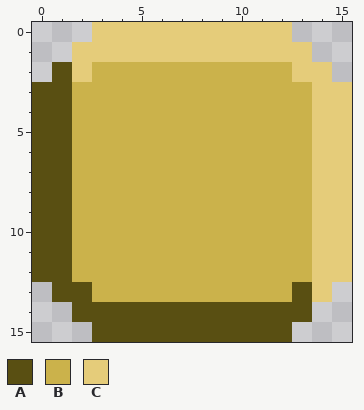
Two versions of one pixel-art sprite, Assets/Sprites/button.png. This is how it looked before the edit.
The file is 16x16 pixels.
Palette (. is transparent): A #594f12  B #cbb24b  C #e5cc7a
Pixels before, first column x 0:
 0 ...CCCCCCCCCC...
 1 ..CCCCCCCCCCCC..
 2 .ACBBBBBBBBBBCC.
 3 AABBBBBBBBBBBBCC
 4 AABBBBBBBBBBBBCC
 5 AABBBBBBBBBBBBCC
 6 AABBBBBBBBBBBBCC
 7 AABBBBBBBBBBBBCC
 8 AABBBBBBBBBBBBCC
 9 AABBBBBBBBBBBBCC
10 AABBBBBBBBBBBBCC
11 AABBBBBBBBBBBBCC
12 AABBBBBBBBBBBBCC
13 .AABBBBBBBBBBAC.
14 ..AAAAAAAAAAAA..
15 ...AAAAAAAAAA...
New version:
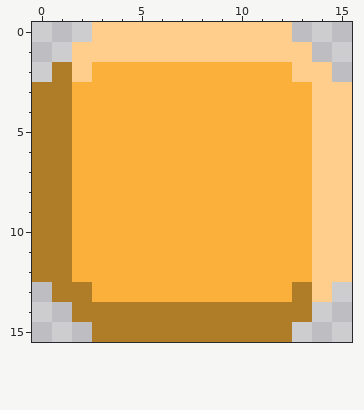
What changed:
colour A: #594f12 -> #af7c27
colour B: #cbb24b -> #fbb03b
colour C: #e5cc7a -> #ffce8d
